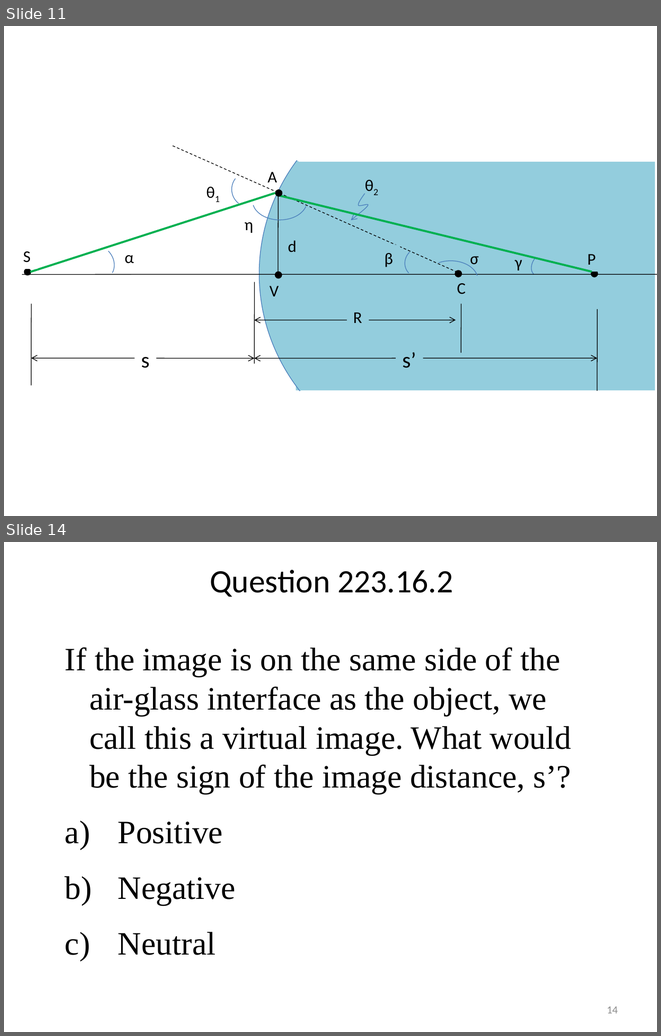
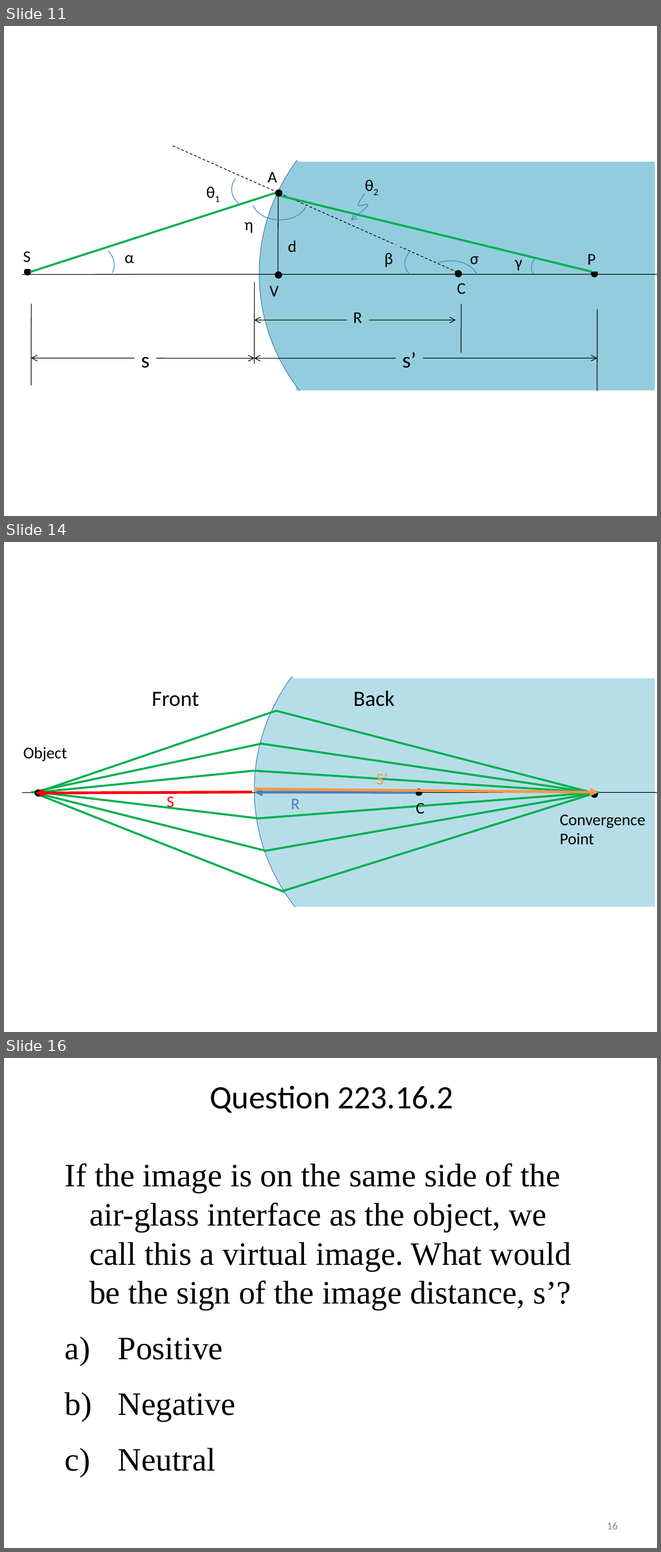
Before and after one commit to rtlines/PH223-Engineering-Physics, a slide deck: Slides/PH223_Lecture_16.pptx. Shown one above the other, each under a label of ours: slides 11 and 14 before the commit, slides 11, 14 and 16 after it; the slides between them are not shown. The pictures are 661x1036 and 661x1552 pixels, drawn with LibreOffice and Linux fonts; fonts in the diff are those of the drawing. Boxes give left, top, right and bottom in pixels: in the first picture for what was removed or moved away, otherwise in the second. Text is boxed around its words. In the diff, an @@ line names an element or a change of style, - is before the commit and + after.

```diff
--- a/Slides/PH223_Lecture_16.pptx
+++ b/Slides/PH223_Lecture_16.pptx
@@ slide 14 added at <box>4,542,657,1032</box>, background #FFFFFF @@
@@ arc (boxed as its full ellipse) added at <box>254,596,651,983</box>, fill #B7DEE8, outline #4B7EBC 0.75 pt @@
@@ rectangle added at <box>296,678,655,906</box>, fill #B7DEE8 @@
@@ text added at <box>152,691,199,706</box>, 24 pt, text #000000 @@
+Front
@@ text added at <box>353,690,395,706</box>, 24 pt, text #000000 @@
+Back
@@ text added at <box>23,747,67,761</box>, 18 pt, text #000000 @@
+Object
@@ group added at <box>32,711,592,792</box>: 6 lines @@
@@ text added at <box>337,779,388,794</box>, 18 pt, text #000000 @@
+[Figure]
@@ text added at <box>377,773,388,789</box>, 18 pt, text #F79646 @@
+S’
@@ line added from (22, 793) to (657, 792), #000000 0.75 pt @@
@@ ellipse added at <box>35,790,41,795</box>, fill #000000, outline #000000 2 pt @@
@@ arrow added from (252, 792) to (35, 793), #FF0000 3 pt @@
@@ arrow added from (416, 792) to (254, 792), #4B7EBC 3 pt @@
@@ arrow added from (254, 789) to (598, 792), #F79646 3 pt @@
@@ group added at <box>33,792,599,892</box>: 6 lines @@
@@ ellipse added at <box>416,790,421,795</box>, fill #000000, outline #000000 2 pt @@
@@ ellipse added at <box>592,792,597,796</box>, fill #000000, outline #000000 2 pt @@
@@ text added at <box>167,796,174,809</box>, 18 pt, text #FF0000 @@
+S
@@ text added at <box>291,799,300,809</box>, 18 pt, text #4F81BD @@
+R
@@ text added at <box>416,803,424,814</box>, 18 pt, text #000000 @@
+C
@@ text added at <box>560,814,646,845</box>, 18 pt, text #000000 @@
+Convergence Point
@@ what was slide 14 is now slide 16 @@
@@ page number at <box>607,1522,618,1529</box>: text changed @@
-14
+16
```
Also in this commit, not shown: 2 slides changed, 3 other slides added, 2 slides removed, 6 other files.
